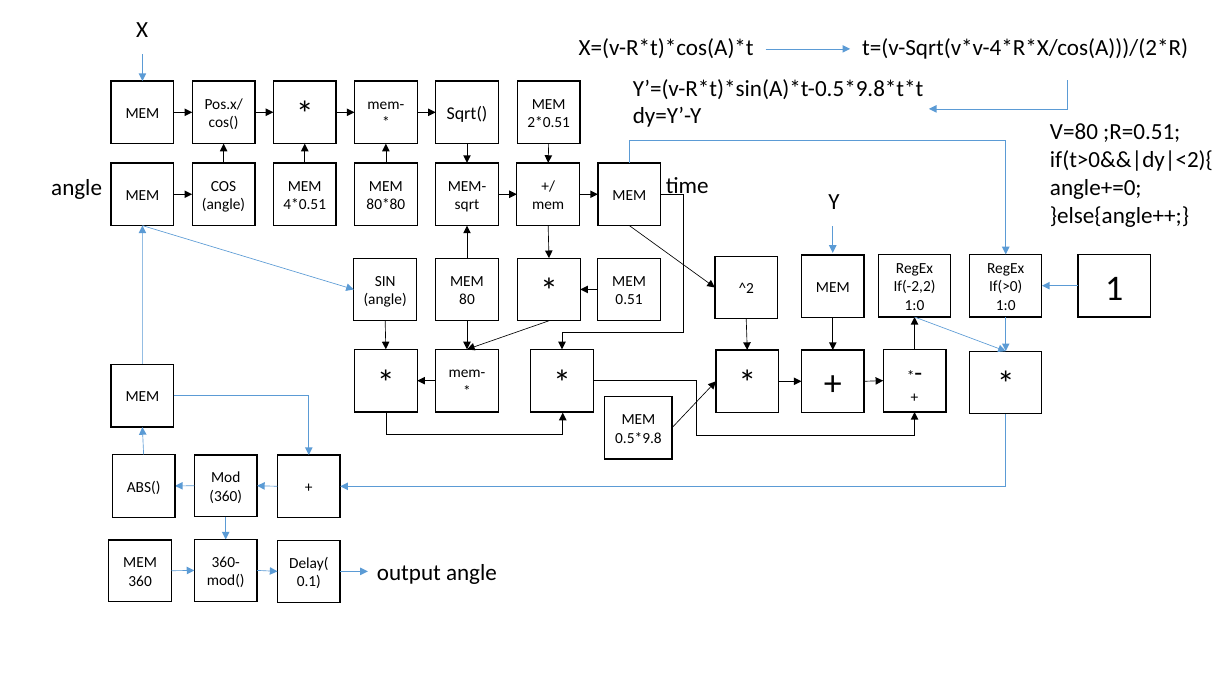
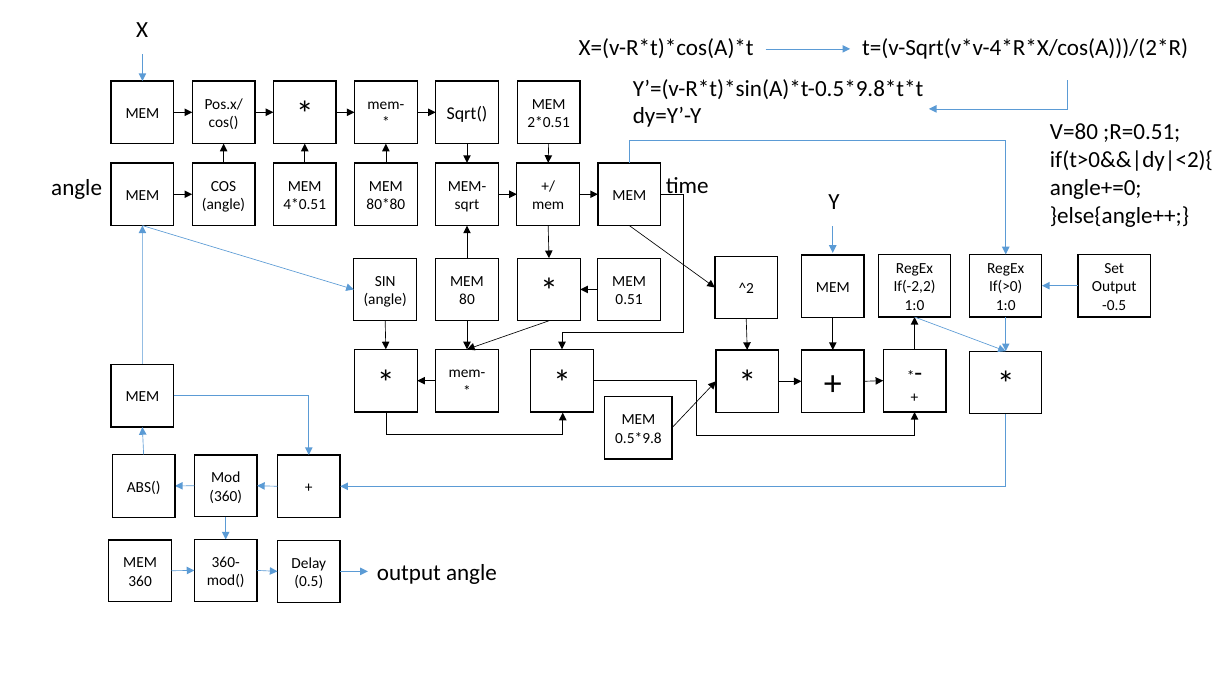
Before and after one commit to panhao4812/GameTools, a slide deck: slide 7 of BaroAngEditor/BaroAngEditor/mods/Lines.pptx. Drawn at 1232x693 pixels with LibreOffice and Linux fonts; fonts in the diff are those of the drawing. Boxes give left, top, right and bottom in pixels: in the first picture for what was removed or moved away, otherwise in the second. Text is boxed around its words. In the diff, an @@ line names an element or a change of style, - is before the commit and + after.

```diff
--- a/BaroAngEditor/BaroAngEditor/mods/Lines.pptx
+++ b/BaroAngEditor/BaroAngEditor/mods/Lines.pptx
@@ text in rectangle at [1092,263,1137,310]: text changed; size 28 to 12 pt @@
-1
+Set
+Output
+-0.5
@@ text in rectangle at [291,557,326,588]: text changed @@
-Delay(0.1)
+Delay
+(0.5)
```
Also in this commit, not shown: 6 other slides changed, 1 slide added, 1 slide removed.
